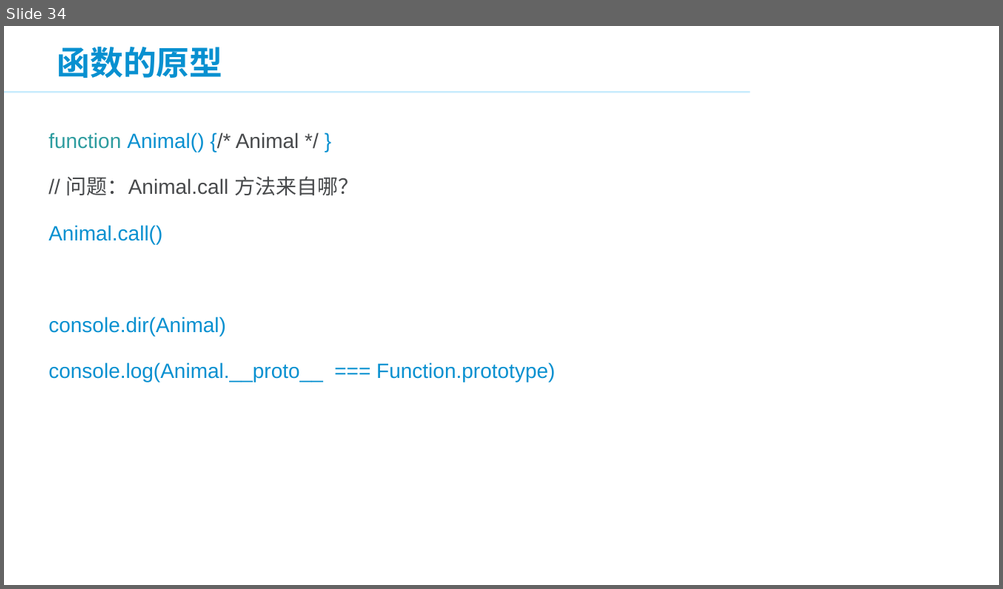
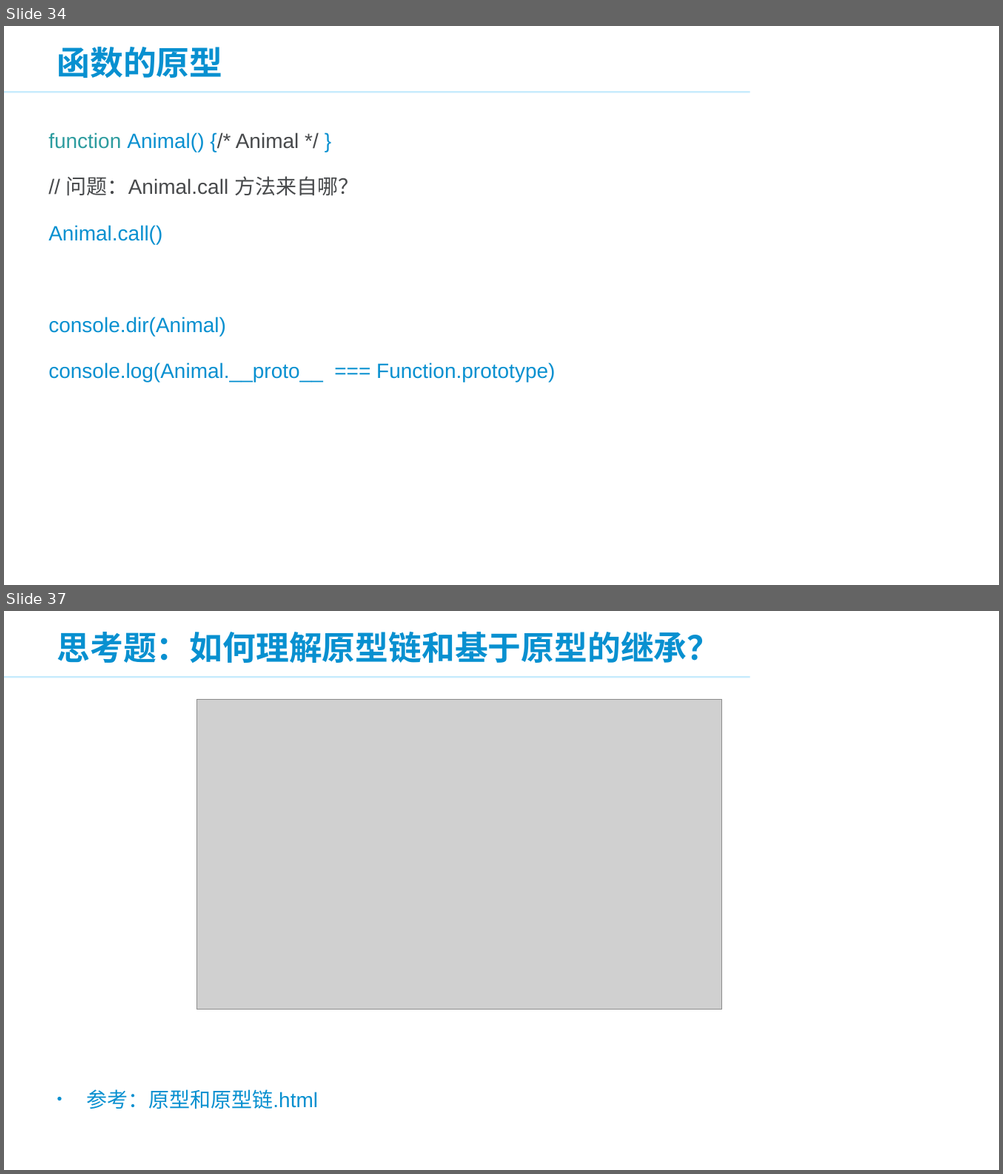
Before and after one commit to panxuepeng/javascript, a slide deck: ppt/JavaScript 高级部分.ppt. Shown one above the other, each under a label of ours: slide 34 before the commit, slides 34 and 37 after it; the slides between them are not shown. The pictures are 1003x589 and 1003x1174 pixels, drawn with LibreOffice and Linux fonts; fonts in the diff are those of the drawing; grey boxes stand for pictures; background and template pictures are left out. Boxes give left, top, right and bottom in pixels: in the first picture for what was removed or moved away, otherwise in the second. Text is boxed around its words. In the diff, an @@ line names an element or a change of style, - is before the commit and + after.

```diff
--- a/ppt/JavaScript 高级部分.ppt
+++ b/ppt/JavaScript 高级部分.ppt
@@ slide 37 added at (4,611,999,1170), background #FFFFFF; not listed: 2 template elements that a slide beside it also shows @@
@@ title added at (57,632,720,663), 32 pt, text #0890D0, bold @@
+思考题：如何理解原型链和基于原型的继承？
@@ picture added at (196,700,722,1010) @@
@@ text added at (86,1090,318,1110), 20 pt, text #0890D0 @@
+• 参考：原型和原型链.html
```
Also in this commit, not shown: 9 other slides added, 14 slides removed, 6 other files.
